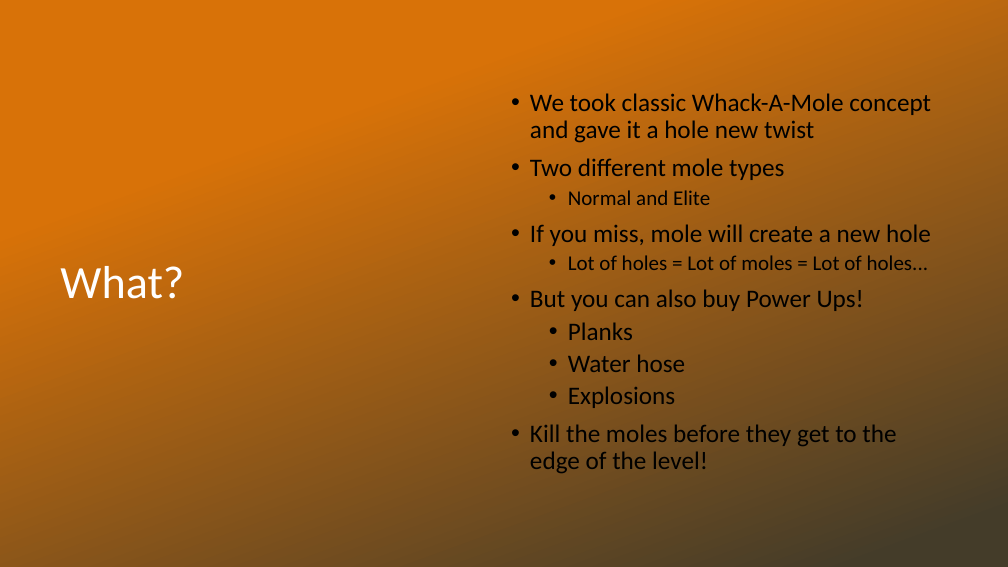
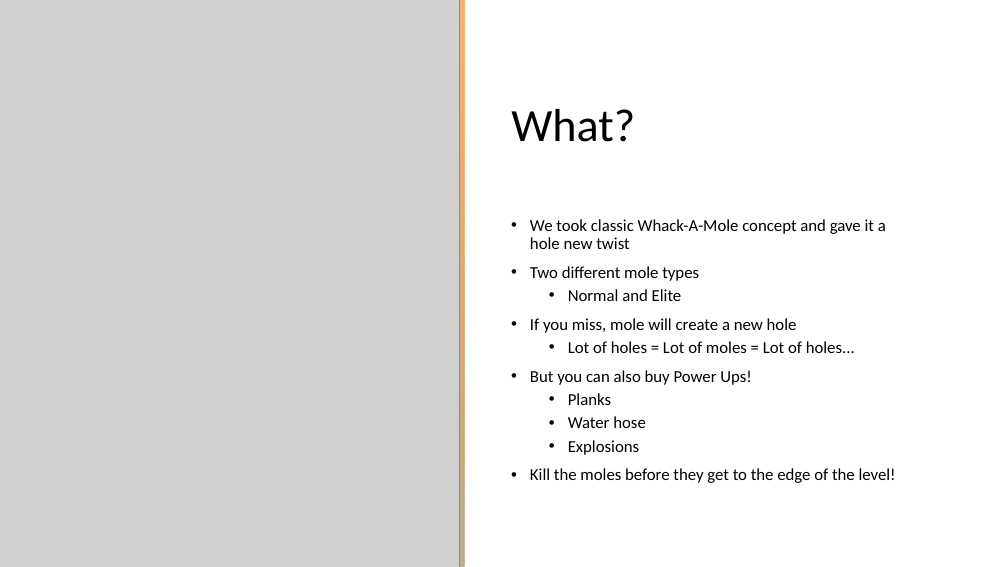
Before and after one commit to L5478/JamDev, a slide deck: slide 3 of Quack-A-Moley.pptx. Drawn at 1008x567 pixels with LibreOffice and Linux fonts; fonts in the diff are those of the drawing; grey boxes stand for pictures; background and template pictures are left out. Boxes give left, top, right and bottom in pixels: in the first picture for what was removed or moved away, otherwise in the second. Text is boxed around its words. In the diff, an @@ line names an element or a change of style, - is before the commit and + after.

```diff
--- a/Quack-A-Moley.pptx
+++ b/Quack-A-Moley.pptx
@@ rectangle removed at box(0, 0, 1008, 567) @@
@@ rectangle added at box(0, 0, 464, 567), fill gradient #F07F09 to #BAAD8D @@
@@ picture added at box(0, 0, 459, 567) @@
@@ title "What?": place and size @@
-title "What?" at box(60, 266, 184, 299)
+title "What?" at box(511, 109, 635, 142)
@@ title "What?" at box(511, 109, 635, 142): text colour #FFFFFF to #000000 @@
@@ text "We took classic Whack-A-Mole concept ...": place and size @@
-text "We took classic Whack-A-Mole concept ..." at box(530, 93, 931, 473)
+text "We took classic Whack-A-Mole concept ..." at box(530, 219, 896, 483)
@@ text "We took classic Whack-A-Mole concept ..." at box(530, 219, 896, 483): size 24 to 16 pt in "We took classic Whack-A-Mole concept and gave ...", "Two different mole types", "If you miss, mole will create a ...", "But you can also buy Power Ups!" and 4 more places; size 20 to 16 pt in "Normal and Elite", "Lot of holes = Lot of moles ..." @@
```
Also in this commit, not shown: 3 other slides changed.
